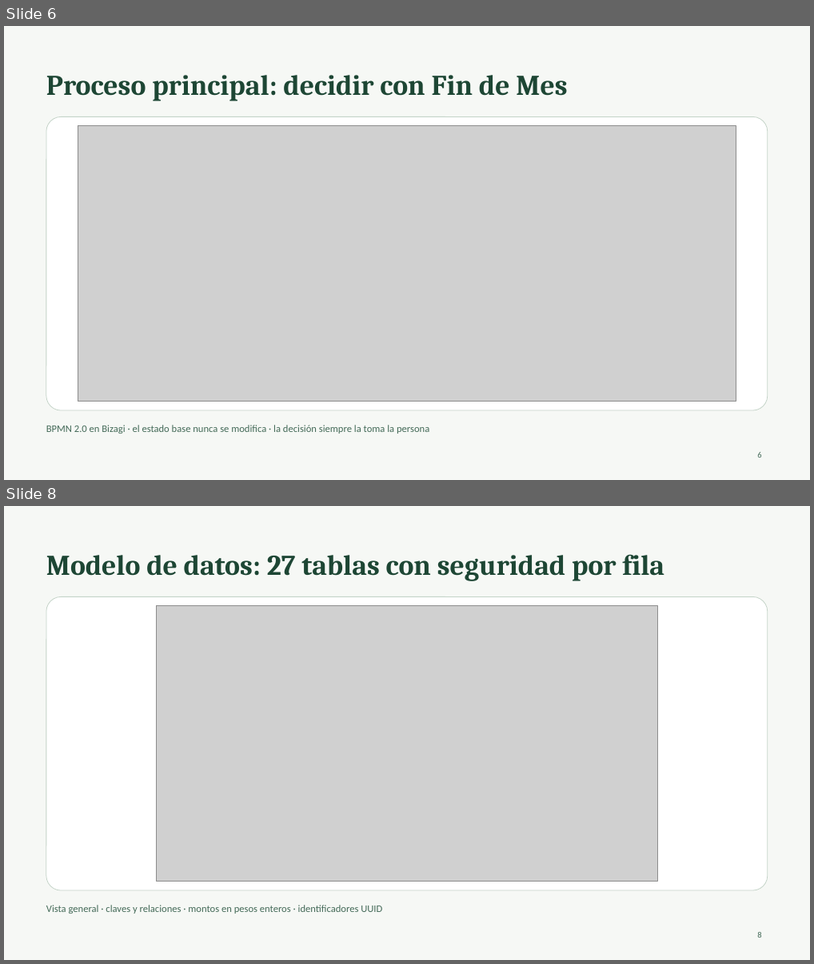
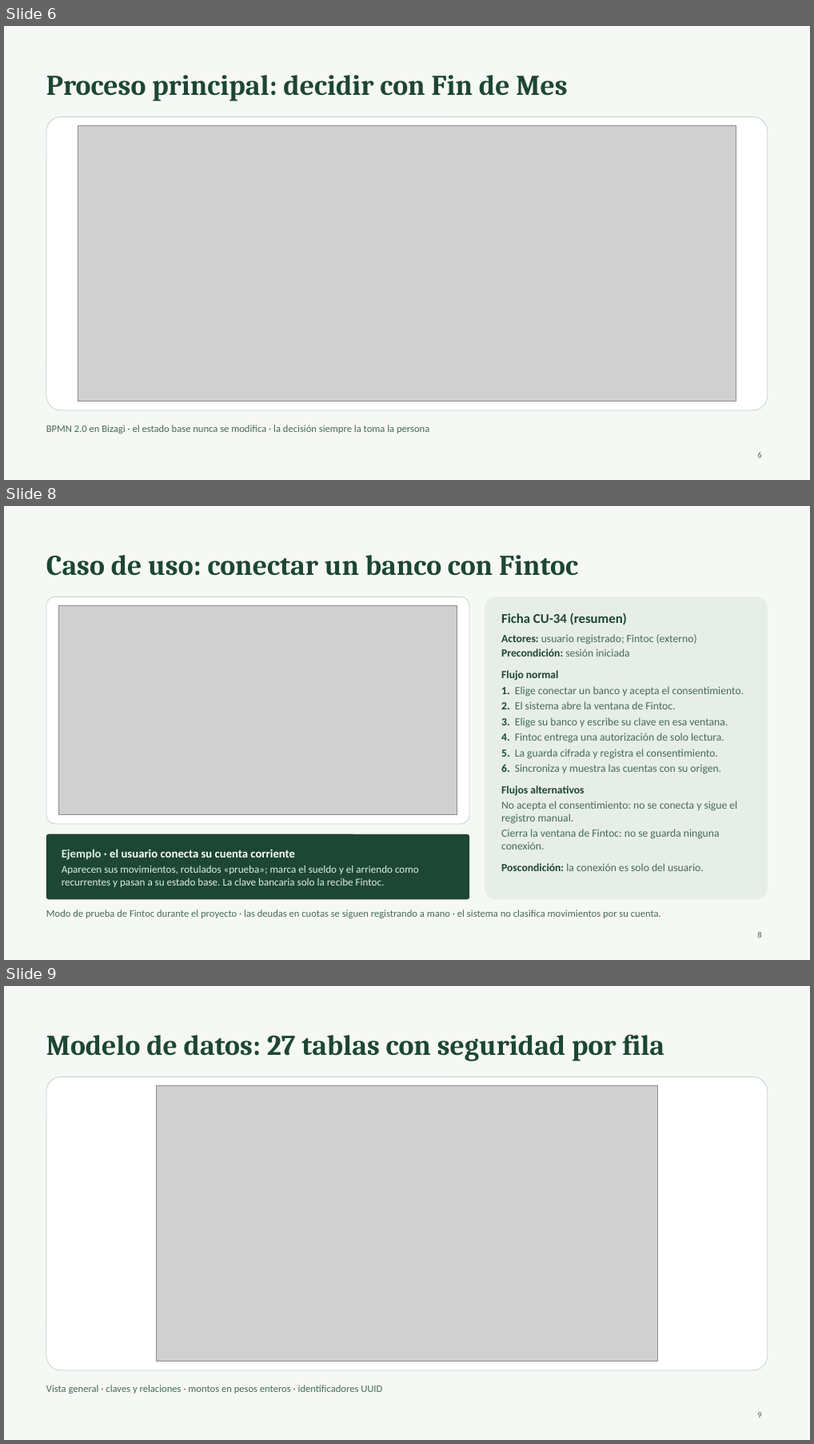
Before and after one commit to offlnr/findemes, a slide deck: Archivos para informe 2/Nueva version de informe/Presentación Informe 2 - Fin de Mes v0.14.pptx. Shown one above the other, each under a label of ours: slides 6 and 8 before the commit, slides 6, 8 and 9 after it; the slides between them are not shown. The pictures are 814x964 and 814x1444 pixels, drawn with LibreOffice and Linux fonts; fonts in the diff are those of the drawing; grey boxes stand for pictures. Boxes give left, top, right and bottom in pixels: in the first picture for what was removed or moved away, otherwise in the second. Text is boxed around its words. In the diff, an @@ line names an element or a change of style, - is before the commit and + after.

Commit message:
docs(informe2): presentation with two worked use cases
Slide 7 replaces the actor overview with the main use case (apply a
decision to a scenario): focused UML diagram, CU-28 summary and a worked
example. New slide 8 explains connecting a bank with Fintoc (CU-34 to
CU-36). The deck now has 22 slides.

```diff
--- a/Archivos para informe 2/Nueva version de informe/Presentación Informe 2 - Fin de Mes v0.14.pptx
+++ b/Archivos para informe 2/Nueva version de informe/Presentación Informe 2 - Fin de Mes v0.14.pptx
@@ slide 8 added at (4, 506, 810, 960), background #F6F8F5 @@
@@ title added at (46, 555, 578, 576), 34 pt, text #1D4634, bold @@
+Caso de uso: conectar un banco con Fintoc
@@ rounded rectangle added at (46, 596, 470, 824), fill #FFFFFF, outline #C3D3C7 0.75 pt @@
@@ rounded rectangle added at (485, 596, 768, 900), fill #E7EEE8 @@
@@ picture added at (59, 606, 457, 815) @@
@@ text added at (502, 612, 745, 871), 13 pt, text #456B59 @@
+Ficha CU-34 (resumen)
+Actores: usuario registrado; Fintoc (externo)
+Precondición: sesión iniciada
+Flujo normal
+1. Elige conectar un banco y acepta el consentimiento.
+2. El sistema abre la ventana de Fintoc.
+3. Elige su banco y escribe su clave en esa ventana.
+4. Fintoc entrega una autorización de solo lectura.
+5. La guarda cifrada y registra el consentimiento.
+6. Sincroniza y muestra las cuentas con su origen.
+Flujos alternativos
+No acepta el consentimiento: no se conecta y sigue el registro manual.
+Cierra la ventana de Fintoc: no se guarda ninguna conexión.
+Poscondición: la conexión es solo del usuario.
@@ rounded rectangle added at (46, 834, 470, 900), fill #1D4634 @@
@@ text added at (62, 848, 419, 887), 12.5 pt, text #DCEFE3 @@
+Ejemplo · el usuario conecta su cuenta corriente
+Aparecen sus movimientos, rotulados «prueba»; marca el sueldo y el arriendo como recurrentes y pasan a su estado base. La clave bancaria solo la recibe Fintoc.
@@ text added at (46, 909, 662, 918), 12 pt, text #456B59 @@
+Modo de prueba de Fintoc durante el proyecto · las deudas en cuotas se siguen registrando a mano · el sistema no clasifica movimientos por su cuenta.
@@ page number added at (758, 932, 762, 937), 10 pt, text #456B59 @@
+8
@@ what was slide 8 is now slide 9 @@
```
Also in this commit, not shown: 1 other slide added, 1 slide removed, 1 other file.
